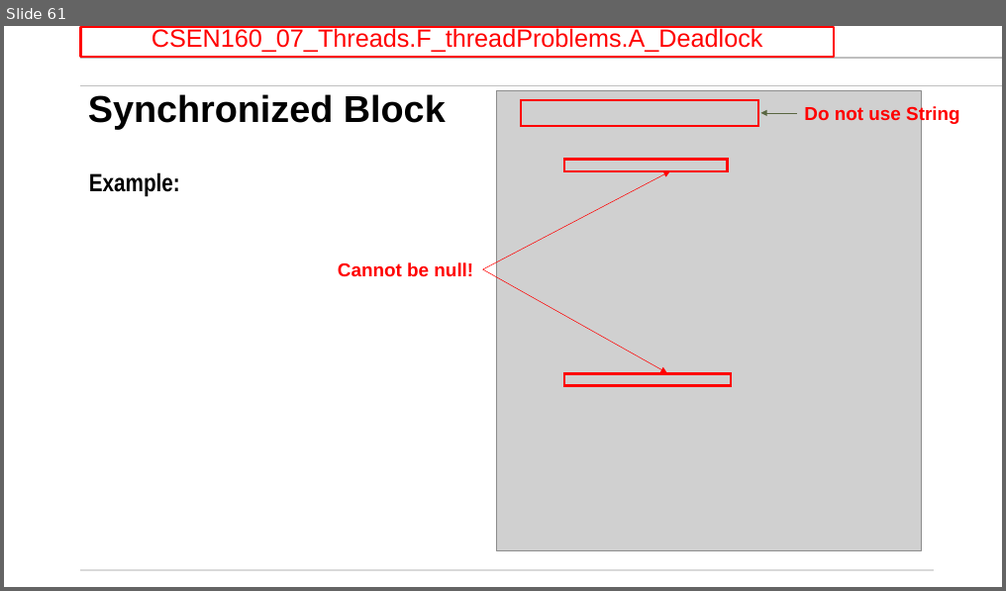
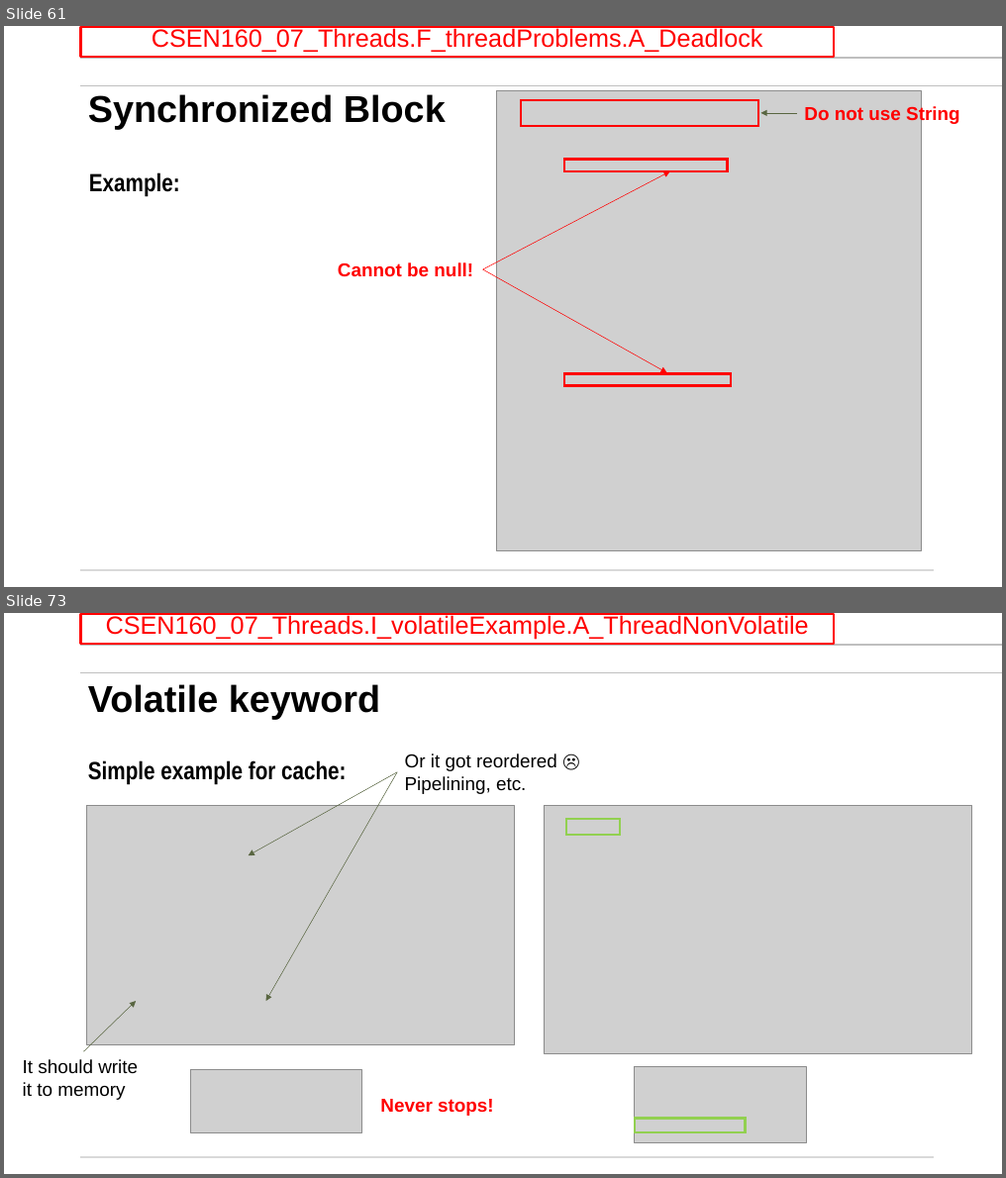
Before and after one commit to mikegrace2/CSEN160-Fall2026-Course-Website, a slide deck: lectures/Week06_File_Threads/2_Threads_V4.pptx. Shown one above the other, each under a label of ours: slide 61 before the commit, slides 61 and 73 after it; the slides between them are not shown. The pictures are 1006x591 and 1006x1178 pixels, drawn with LibreOffice and Linux fonts; fonts in the diff are those of the drawing; grey boxes stand for pictures; background and template pictures are left out. Boxes give left, top, right and bottom in pixels: in the first picture for what was removed or moved away, otherwise in the second. Text is boxed around its words. In the diff, an @@ line names an element or a change of style, - is before the commit and + after.

```diff
--- a/lectures/Week06_File_Threads/2_Threads_V4.pptx
+++ b/lectures/Week06_File_Threads/2_Threads_V4.pptx
@@ slide 73 added at [4,613,1002,1174], background #FFFFFF; not listed: 3 template elements that a slide beside it also shows @@
@@ rectangle added at [80,615,834,644], outline #FF0000 2.25 pt, 24.1 pt, text #FF0000 @@
+CSEN160_07_Threads.I_volatileExample.A_ThreadNonVolatile
@@ title added at [88,684,380,719], 36 pt, text #000000, bold @@
+Volatile keyword
@@ text added at [88,761,346,785], 24 pt, text #000000, bold @@
+Simple example for cache:
@@ text added at [405,754,557,794], 18 pt, text #000000 @@
+Or it got reordered ☹
+Pipelining, etc.
@@ arrow added from (397, 772) to (249, 856), #596641 0.5 pt @@
@@ arrow added from (397, 772) to (266, 1001), #596641 0.5 pt @@
@@ picture added at [87,805,515,1046] @@
@@ picture added at [544,805,971,1054] @@
@@ rectangle added at [567,819,620,835], outline #92D050 2.25 pt @@
@@ arrow added from (83, 1052) to (136, 1001), #596641 0.5 pt @@
@@ text added at [23,1059,138,1100], 18 pt, text #000000 @@
+It should write
+it to memory
@@ picture added at [190,1070,361,1134] @@
@@ picture added at [635,1067,807,1144] @@
@@ text added at [380,1099,494,1116], 18 pt, text #FF0000, bold @@
+Never stops!
@@ rectangle added at [635,1118,746,1134], outline #92D050 2.25 pt @@
```
Also in this commit, not shown: 4 slides changed, 39 other slides added, 1 other file.
